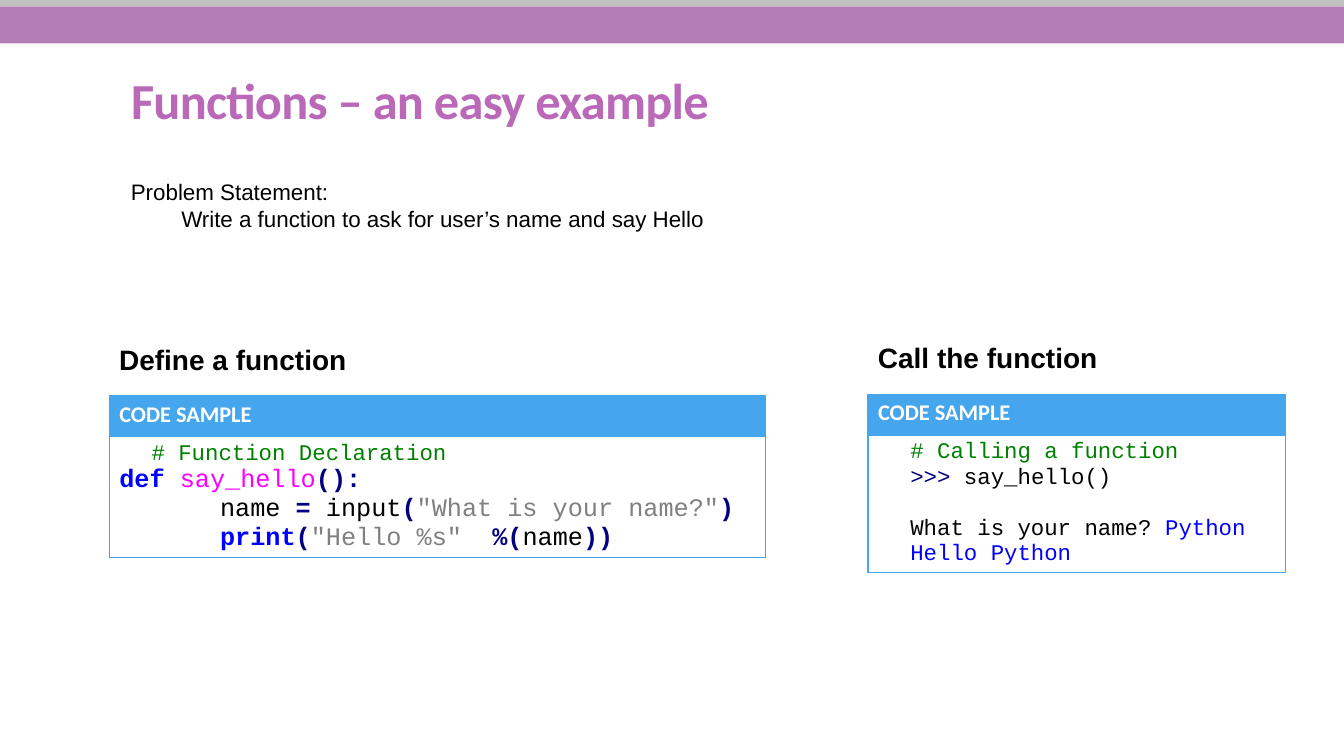
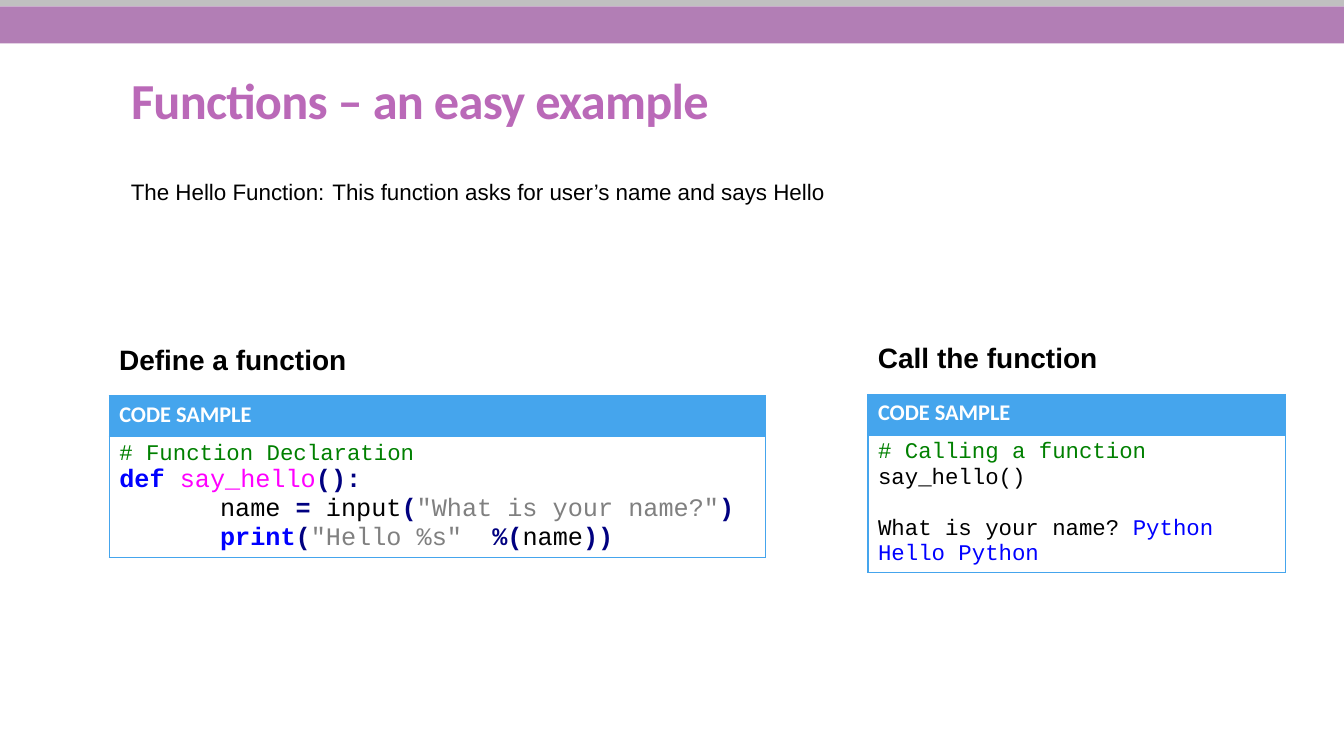
Before and after one commit to She-Codes-Now/Intro-to-Python, a slide deck: slide 17 of Python-SheCodesNow_updated.pptx. Drawn at 1344x756 pixels with LibreOffice and Linux fonts; fonts in the diff are those of the drawing; background and template pictures are left out. Boxes give left, top, right and bottom in pixels: in the first picture for what was removed or moved away, otherwise in the second. Text is boxed around its words. In the diff, an @@ line names an element or a change of style, - is before the commit and + after.

```diff
--- a/Python-SheCodesNow_updated.pptx
+++ b/Python-SheCodesNow_updated.pptx
@@ text at (131, 183, 824, 205): text changed @@
-Problem Statement:
-Write a function to ask for user’s name and say Hello
+The Hello Function: This function asks for user’s name and says Hello
@@ table at (109, 396, 765, 565) @@
@@ list level 2 to 1 in "# Function Declaration" @@
@@ table at (868, 394, 1286, 580) @@
-row 2, column 1: # Calling a function / >>> say_hello() / What is your name? Python / Hello Python
+row 2, column 1: # Calling a function / say_hello() / What is your name? Python / Hello Python
```
Also in this commit, not shown: 13 other slides changed.
